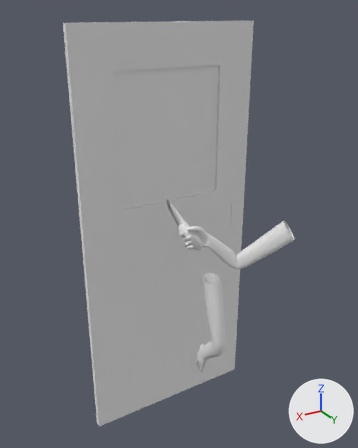
The Blender file Assets/Models/player.blend as it was, and as the next commit left it.
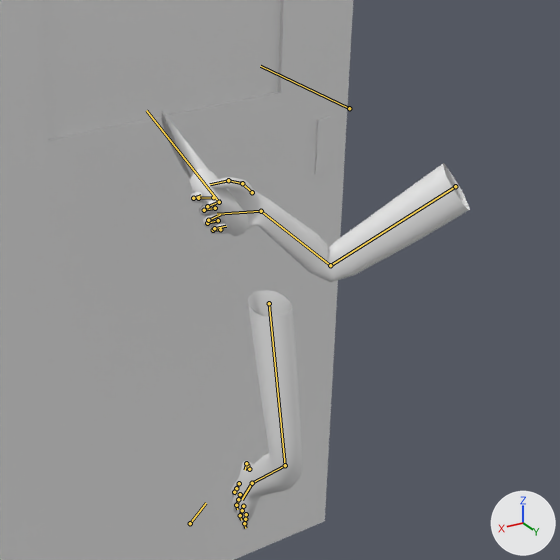
Each version is shown whole from a camera (50 mm lens) standing at (1.121, 1.438, 2.042) and looking at (0.087, -0.286, 1.18), then close up on the part from 28% to 93% of the width and 34% to 86% of the height. The lights are fixed; the arrows at lower right show +X, +Y and +Z. Both versions are drawn at frame 8 of the action 'swissknife fire'; the numbers are the values there. The bones that bend it are drawn over the model as lines in the close-ups.
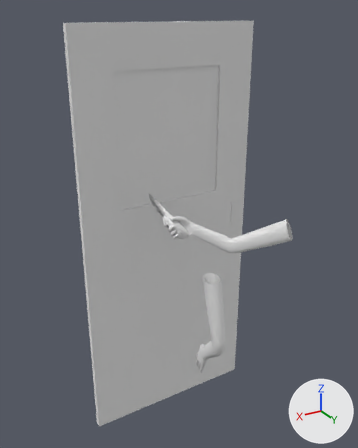
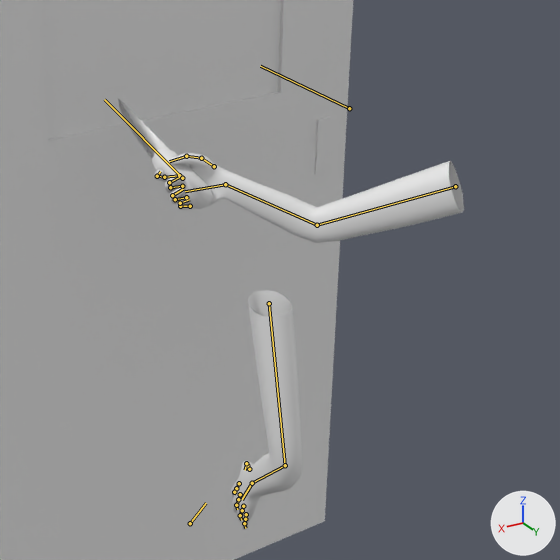
Pixel boxes [x1, y1, x2, y2] of what changed, in the close-ups (560 x 560 px):
```json
{"object": "Plane", "change": "posed", "before": [190, 163, 470, 530], "after": [154, 153, 464, 530], "on screen": "11% wider"}
{"object": "knife", "change": "posed", "before": [161, 110, 250, 236], "after": [118, 98, 213, 209], "on screen": "7% wider, 12% shorter"}
{"bone": "Bone.018", "before": "(261, 211) to (217, 214)", "after": "(225, 184) to (185, 191)"}
```

The change, as JSON lines over the scene's bpy script:
```json
{"block": "bone_bone_018", "where": "bone_bone_018 = bpy.data.objects['Armature'].pose.bones['Bone.018']  # child of 'Bone.017'"}
{"op": "set", "path": "bone_bone_018.rotation_quaternion", "old": "(0.953, 0.159, 0.046, 0.254)", "new": "(0.967, 0.173, 0.169, 0.083)", "note": "degrees (19, 0, 30) -> degrees (22, 17, 13)"}
{"block": "bone_ik_hand_r", "where": "bone_ik_hand_r = bpy.data.objects['Armature'].pose.bones['ik hand r']  # child of 'Bone'"}
{"op": "set", "path": "bone_ik_hand_r.location", "old": "(0.329, -0.156, 0.4)", "new": "(0.318, -0.287, 0.399)"}
```
